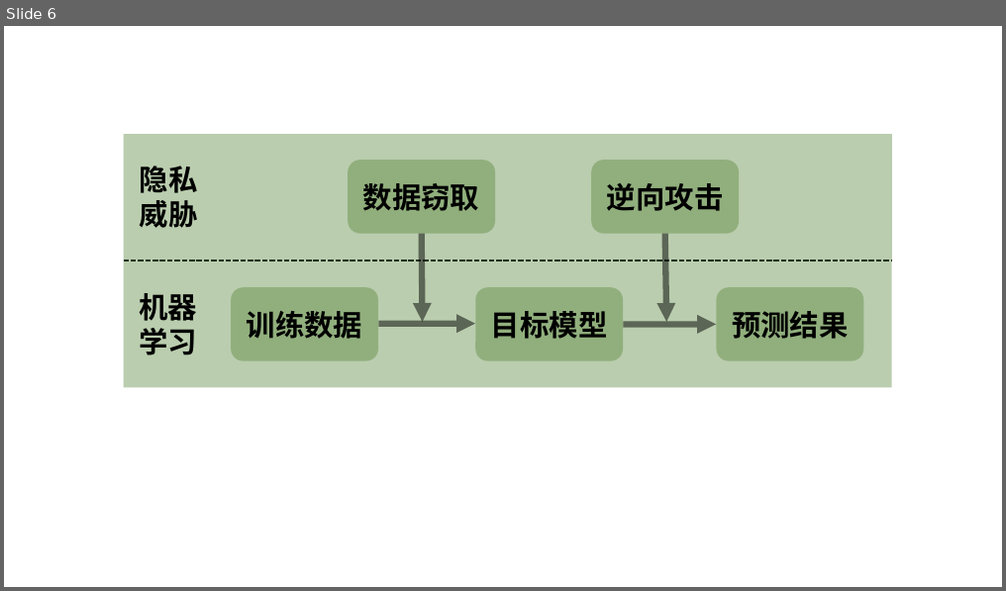
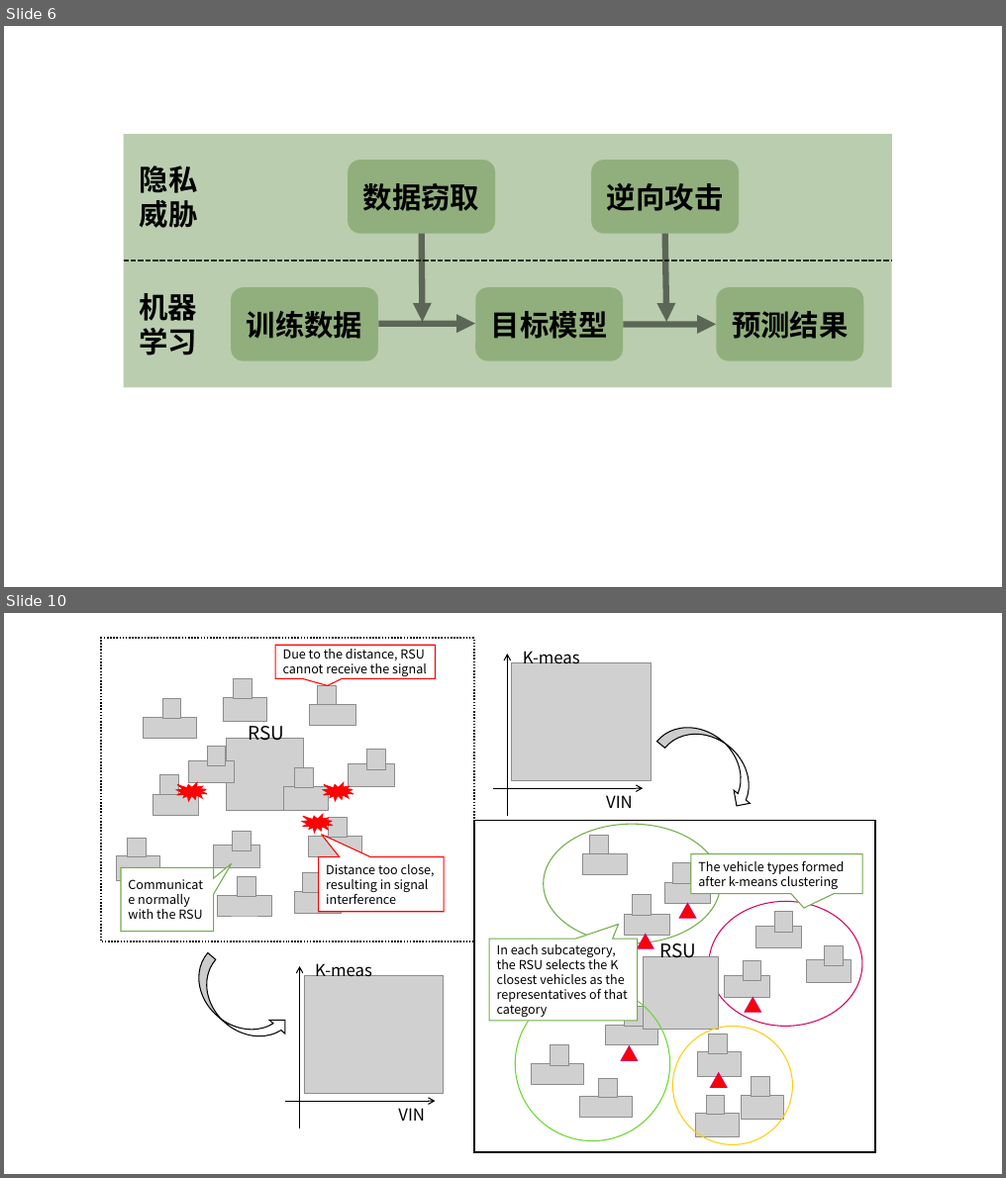
Before and after one commit to lao1a0/Iov-with-FL, a slide deck: 03-01组会/演示文稿1.pptx. Shown one above the other, each under a label of ours: slide 6 before the commit, slides 6 and 10 after it; the slides between them are not shown. The pictures are 1006x591 and 1006x1178 pixels, drawn with LibreOffice and Linux fonts; fonts in the diff are those of the drawing; grey boxes stand for pictures. Boxes give left, top, right and bottom in pixels: in the first picture for what was removed or moved away, otherwise in the second. Text is boxed around its words. In the diff, an @@ line names an element or a change of style, - is before the commit and + after.

```diff
--- a/03-01组会/演示文稿1.pptx
+++ b/03-01组会/演示文稿1.pptx
@@ slide 10 added at (4,613,1002,1174), background #FFFFFF @@
@@ group added at (101,638,875,1153): 52 pictures, 6 texts, 5 speech boxes, 5 triangles, 4 arrows, 4 ellipses, 3 irregular seals, 2 rectangles, 2 curved right arrows @@
+VIN
+K-meas
+RSU
+Due to the distance, RSU cannot receive the signal
+Distance too close, resulting in signal interference
+Communicate normally with the RSU
+RSU
+The vehicle types formed after k-means clustering
+In each subcategory, the RSU selects the K closest vehicles as the representatives of that category
+VIN
+K-meas
```
Also in this commit, not shown: 11 other slides added, 10 other files.
